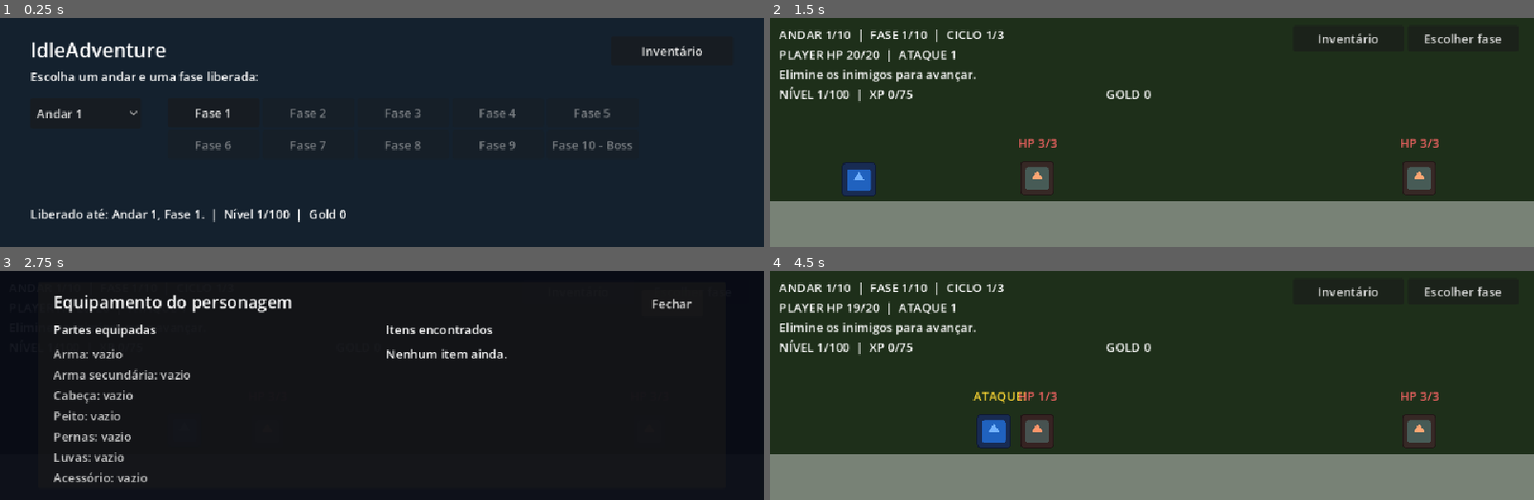
Above: before the commit, frames 1-4 (two rows, left to right).
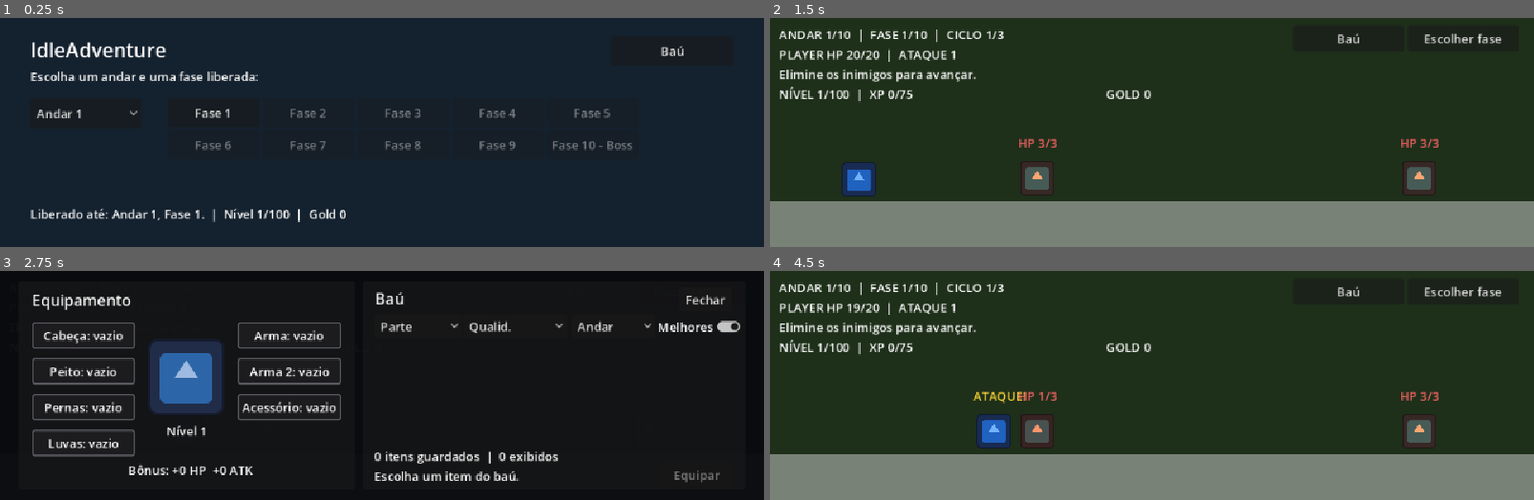
Above: after the commit, the same moments.

Repository: LucasSMFerreira/IdleAdventure
Game: Godot game, scene res://scenes/menu.tscn
Two runs of this game, one before a commit and one after it. Both use one fixed random seed, a clock stepped at 60 frames per second and the inputs below. The engine's default icon, where the game draws it, is replaced by a stand-in: a white triangle on a blue panel in a dark square.
Inputs:
- Up to frame 1 (0.25 s): no input
- Up to frame 2 (1.5 s): click "Andar 1" at 0.5 s; click "Fase 1" at 1.25 s
- Up to frame 3 (2.75 s): click "Inventário" (after the commit: "Baú") at 2 s
- Up to frame 4 (4.5 s): click "Escolher fase" at 2.75 s; click "Inventário" (after the commit: "Baú") at 3.5 s; click "Fechar" at 4.25 s

The runs differ from the first frame. In frame 1, 0.2% of the frame differs, in the area x 84-92%, y 12-17%; in frame 2, 0.2%; in frame 3, 12%, in the area x 4-97%, y 9-93%; in frame 4, 0.2%.

Commit message:
Organiza bau com filtros de itens

Diff:
--- a/scenes/inventario.gd
+++ b/scenes/inventario.gd
@@ -2,46 +2,163 @@
 
 signal equipamento_mudou
 
-@onready var lista: VBoxContainer = $Painel/Lista/Itens
-@onready var slots: VBoxContainer = $Painel/Equipados
+const BOTOES = {
+	"arma": "Arma",
+	"arma_secundaria": "ArmaSecundaria",
+	"cabeca": "Cabeca",
+	"peito": "Peito",
+	"pernas": "Pernas",
+	"luvas": "Luvas",
+	"acessorio": "Acessorio",
+}
+const CORES = [
+	Color(0.42, 0.43, 0.47),
+	Color(0.25, 0.57, 0.85),
+	Color(0.64, 0.34, 0.86),
+	Color(0.95, 0.72, 0.22),
+]
+
+@onready var grade: GridContainer = $Bau/Grade/Itens
+@onready var filtro_parte: OptionButton = $Bau/FiltroParte
+@onready var filtro_qualidade: OptionButton = $Bau/FiltroQualidade
+@onready var filtro_andar: OptionButton = $Bau/FiltroAndar
+@onready var so_melhores: CheckButton = $Bau/SoMelhores
+@onready var contagem: Label = $Bau/Contagem
+@onready var detalhe: Label = $Bau/Detalhe
+@onready var equipar_botao: Button = $Bau/Equipar
+
+var selecionado_id = 0
 
 func _ready():
+	filtro_parte.add_item("Parte")
+	for slot in Itens.SLOTS:
+		filtro_parte.add_item("Arma 2" if slot == "arma_secundaria" else Itens.PARTES[slot])
+	filtro_qualidade.add_item("Qualid.")
+	for qualidade in Itens.QUALIDADES:
+		filtro_qualidade.add_item(qualidade)
+	filtro_andar.add_item("Andar")
+	for andar in range(1, Progressao.TOTAL_ANDARES + 1):
+		filtro_andar.add_item("Andar %d" % andar)
+	filtro_parte.item_selected.connect(_filtros_mudaram)
+	filtro_qualidade.item_selected.connect(_filtros_mudaram)
+	filtro_andar.item_selected.connect(_filtros_mudaram)
+	so_melhores.toggled.connect(_melhores_mudou)
+	equipar_botao.pressed.connect(_equipar_selecionado)
+	for slot in BOTOES:
+		get_node("Equipamento/" + BOTOES[slot]).pressed.connect(_selecionar_equipado.bind(slot))
 	_atualizar()
 
+func _cor_item(item: Dictionary) -> Color:
+	return CORES[clampi(int(item.get("qualidade", 0)), 0, CORES.size() - 1)]
+
+func _estilizar(botao: Button, cor: Color, marcado: bool = false):
+	var estilo = StyleBoxFlat.new()
+	estilo.bg_color = cor.darkened(0.68)
+	estilo.border_color = cor
+	estilo.set_border_width_all(3 if marcado else 2)
+	estilo.set_corner_radius_all(3)
+	botao.add_theme_stylebox_override("normal", estilo)
+	var hover = estilo.duplicate()
+	hover.bg_color = cor.darkened(0.43)
+	botao.add_theme_stylebox_override("hover", hover)
+	botao.add_theme_color_override("font_color", Color.WHITE)
+
 func _atualizar():
-	for linha in slots.get_children():
-		linha.free()
-	for linha in lista.get_children():
-		linha.free()
+	_atualizar_equipados()
+	_atualizar_bau()
+
+func _atualizar_equipados():
+	$Equipamento/Nivel.text = "Nível %d" % EstadoJogo.nivel
+	$Equipamento/Status.text = "Bônus: +%d HP  +%d ATK" % [EstadoJogo.bonus_vida(), EstadoJogo.bonus_ataque()]
 	for slot in Itens.SLOTS:
+		var botao: Button = get_node("Equipamento/" + BOTOES[slot])
 		var item = EstadoJogo.item_equipado(slot)
-		var linha = Label.new()
-		linha.custom_minimum_size = Vector2(365, 23)
-		linha.text = "%s: %s" % [Itens.PARTES[slot], item.get("nome", "vazio")]
-		linha.modulate = Color(0.6, 1.0, 0.7) if not item.is_empty() else Color(0.8, 0.8, 0.8)
-		slots.add_child(linha)
-	if EstadoJogo.inventario.is_empty():
-		var aviso = Label.new()
-		aviso.text = "Nenhum item ainda."
-		lista.add_child(aviso)
+		var titulo = "Arma 2" if slot == "arma_secundaria" else Itens.PARTES[slot]
+		botao.text = "%s: %s" % [titulo, Itens.QUALIDADES[clampi(int(item.get("qualidade", 0)), 0, 3)] if not item.is_empty() else "vazio"]
+		botao.tooltip_text = _descricao(item) if not item.is_empty() else "%s: vazio" % titulo
+		_estilizar(botao, _cor_item(item) if not item.is_empty() else Color(0.35, 0.35, 0.38), not item.is_empty())
+
+func _itens_visiveis() -> Array:
+	var visiveis: Array = []
 	for item in EstadoJogo.inventario:
-		var linha = HBoxContainer.new()
-		var descricao = Label.new()
-		descricao.custom_minimum_size = Vector2(265, 35)
-		descricao.text = "%s\n+%d HP  +%d ATK" % [item["nome"], int(item["bonus_vida"]), int(item["bonus_ataque"])]
-		linha.add_child(descricao)
+		if not item is Dictionary:
+			continue
+		if filtro_parte.selected > 0 and item.get("slot", "") != Itens.SLOTS[filtro_parte.selected - 1]:
+			continue
+		if filtro_qualidade.selected > 0 and int(item.get("qualidade", 0)) != filtro_qualidade.selected - 1:
+			continue
+		if filtro_andar.selected > 0 and int(item.get("andar", 1)) != filtro_andar.selected:
+			continue
+		visiveis.append(item)
+	if so_melhores.button_pressed:
+		var melhores = {}
+		for item in visiveis:
+			var chave = "%s_%d" % [item.get("slot", ""), int(item.get("andar", 1))]
+			var anterior = melhores.get(chave, {})
+			if anterior.is_empty() or int(item.get("qualidade", 0)) > int(anterior.get("qualidade", 0)) or (int(item.get("qualidade", 0)) == int(anterior.get("qualidade", 0)) and int(item.get("id", 0)) > int(anterior.get("id", 0))):
+				melhores[chave] = item
+		visiveis = melhores.values()
+	visiveis.sort_custom(func(a, b): return int(a.get("id", 0)) > int(b.get("id", 0)))
+	return visiveis
+
+func _atualizar_bau():
+	for botao in grade.get_children():
+		grade.remove_child(botao)
+		botao.queue_free()
+	var visiveis = _itens_visiveis()
+	var existe = false
+	for item in visiveis:
+		if int(item.get("id", 0)) == selecionado_id:
+			existe = true
 		var botao = Button.new()
-		botao.custom_minimum_size = Vector2(90, 35)
-		botao.text = "Equipado" if int(EstadoJogo.equipados.get(item["slot"], 0)) == int(item["id"]) else "Equipar"
-		botao.disabled = botao.text == "Equipado"
-		botao.pressed.connect(_equipar.bind(int(item["id"])))
-		linha.add_child(botao)
-		lista.add_child(linha)
+		botao.custom_minimum_size = Vector2(62, 56)
+		var parte = Itens.PARTES.get(item.get("slot", ""), "Item")
+		botao.text = "%s\n%s" % [parte.substr(0, 5), Itens.QUALIDADES[clampi(int(item.get("qualidade", 0)), 0, 3)].substr(0, 4)]
+		botao.tooltip_text = _descricao(item)
+		_estilizar(botao, _cor_item(item), int(item.get("id", 0)) == selecionado_id)
+		botao.pressed.connect(_selecionar.bind(int(item.get("id", 0))))
+		grade.add_child(botao)
+	if not existe:
+		selecionado_id = 0
+	contagem.text = "%d itens guardados  |  %d exibidos" % [EstadoJogo.inventario.size(), visiveis.size()]
+	_atualizar_detalhe()
 
-func _equipar(id: int):
-	if EstadoJogo.equipar(id):
+func _buscar(id: int) -> Dictionary:
+	for item in EstadoJogo.inventario:
+		if item is Dictionary and int(item.get("id", 0)) == id:
+			return item
+	return {}
+
+func _descricao(item: Dictionary) -> String:
+	return "%s  |  +%d HP  +%d ATK" % [item.get("nome", "Item"), int(item.get("bonus_vida", 0)), int(item.get("bonus_ataque", 0))]
+
+func _atualizar_detalhe():
+	var item = _buscar(selecionado_id)
+	detalhe.text = _descricao(item) if not item.is_empty() else "Escolha um item do baú."
+	detalhe.tooltip_text = _descricao(item) if not item.is_empty() else ""
+	equipar_botao.disabled = item.is_empty() or int(EstadoJogo.equipados.get(item.get("slot", ""), 0)) == selecionado_id
+	equipar_botao.text = "Equipado" if not item.is_empty() and equipar_botao.disabled else "Equipar"
+
+func _selecionar(id: int):
+	selecionado_id = id
+	_atualizar_bau()
+
+func _selecionar_equipado(slot: String):
+	var item = EstadoJogo.item_equipado(slot)
+	if not item.is_empty():
+		selecionado_id = int(item.get("id", 0))
+		_atualizar_bau()
+
+func _equipar_selecionado():
+	if EstadoJogo.equipar(selecionado_id):
 		equipamento_mudou.emit()
 		_atualizar()
 
+func _filtros_mudaram(_indice: int):
+	_atualizar_bau()
+
+func _melhores_mudou(_ativo: bool):
+	_atualizar_bau()
+
 func _on_fechar_pressed():
 	queue_free()
--- a/scenes/inventario.tscn
+++ b/scenes/inventario.tscn
@@ -1,6 +1,7 @@
 [gd_scene format=3]
 
 [ext_resource type="Script" path="res://scenes/inventario.gd" id="1_inventory"]
+[ext_resource type="Texture2D" path="res://scenes/icon.svg" id="2_icon"]
 
 [node name="Inventario" type="CanvasLayer"]
 layer = 10
@@ -9,55 +10,174 @@
 [node name="Fundo" type="ColorRect" parent="."]
 offset_right = 1000.0
 offset_bottom = 300.0
-color = Color(0.03, 0.04, 0.08, 0.94)
+color = Color(0.035, 0.04, 0.055, 0.97)
 
-[node name="Painel" type="Panel" parent="."]
-offset_left = 50.0
-offset_top = 15.0
-offset_right = 950.0
-offset_bottom = 285.0
+[node name="Equipamento" type="Panel" parent="."]
+offset_left = 24.0
+offset_top = 14.0
+offset_right = 465.0
+offset_bottom = 286.0
 
-[node name="Titulo" type="Label" parent="Painel"]
-offset_left = 20.0
+[node name="TituloEquipamento" type="Label" parent="Equipamento"]
+offset_left = 18.0
 offset_top = 10.0
-offset_right = 440.0
-offset_bottom = 42.0
-theme_override_font_sizes/font_size = 22
-text = "Equipamento do personagem"
+offset_right = 300.0
+offset_bottom = 36.0
+theme_override_font_sizes/font_size = 20
+text = "Equipamento"
 
-[node name="Fechar" type="Button" parent="Painel"]
-offset_left = 790.0
-offset_top = 10.0
-offset_right = 870.0
-offset_bottom = 45.0
+[node name="Avatar" type="TextureRect" parent="Equipamento"]
+offset_left = 170.0
+offset_top = 75.0
+offset_right = 270.0
+offset_bottom = 175.0
+texture = ExtResource("2_icon")
+expand_mode = 1
+stretch_mode = 5
+modulate = Color(0.62, 0.73, 0.88, 1)
+
+[node name="Nivel" type="Label" parent="Equipamento"]
+offset_left = 167.0
+offset_top = 184.0
+offset_right = 275.0
+offset_bottom = 209.0
+horizontal_alignment = 1
+text = "Nível 1"
+
+[node name="Status" type="Label" parent="Equipamento"]
+offset_left = 30.0
+offset_top = 235.0
+offset_right = 420.0
+offset_bottom = 260.0
+horizontal_alignment = 1
+text = "Bônus: +0 HP  +0 ATK"
+
+[node name="Cabeca" type="Button" parent="Equipamento"]
+offset_left = 18.0
+offset_top = 53.0
+offset_right = 153.0
+offset_bottom = 88.0
+text = "Cabeça: vazio"
+
+[node name="Peito" type="Button" parent="Equipamento"]
+offset_left = 18.0
+offset_top = 100.0
+offset_right = 153.0
+offset_bottom = 135.0
+text = "Peito: vazio"
+
+[node name="Pernas" type="Button" parent="Equipamento"]
+offset_left = 18.0
+offset_top = 147.0
+offset_right = 153.0
+offset_bottom = 182.0
+text = "Pernas: vazio"
+
+[node name="Luvas" type="Button" parent="Equipamento"]
+offset_left = 18.0
+offset_top = 194.0
+offset_right = 153.0
+offset_bottom = 229.0
+text = "Luvas: vazio"
+
+[node name="Arma" type="Button" parent="Equipamento"]
+offset_left = 287.0
+offset_top = 53.0
+offset_right = 423.0
+offset_bottom = 88.0
+text = "Arma: vazio"
+
+[node name="ArmaSecundaria" type="Button" parent="Equipamento"]
+offset_left = 287.0
+offset_top = 100.0
+offset_right = 423.0
+offset_bottom = 135.0
+text = "Secundária: vazio"
+
+[node name="Acessorio" type="Button" parent="Equipamento"]
+offset_left = 287.0
+offset_top = 147.0
+offset_right = 423.0
+offset_bottom = 182.0
+text = "Acessório: vazio"
+
+[node name="Bau" type="Panel" parent="."]
+offset_left = 475.0
+offset_top = 14.0
+offset_right = 976.0
+offset_bottom = 286.0
+
+[node name="TituloBau" type="Label" parent="Bau"]
+offset_left = 16.0
+offset_top = 8.0
+offset_right = 380.0
+offset_bottom = 34.0
+theme_override_font_sizes/font_size = 20
+text = "Baú"
+
+[node name="Fechar" type="Button" parent="Bau"]
+offset_left = 414.0
+offset_top = 8.0
+offset_right = 483.0
+offset_bottom = 38.0
 text = "Fechar"
 
-[node name="Partes" type="Label" parent="Painel"]
-offset_left = 20.0
-offset_top = 50.0
-offset_right = 410.0
-offset_bottom = 75.0
-text = "Partes equipadas"
+[node name="FiltroParte" type="OptionButton" parent="Bau"]
+offset_left = 15.0
+offset_top = 43.0
+offset_right = 125.0
+offset_bottom = 74.0
 
-[node name="Equipados" type="VBoxContainer" parent="Painel"]
-offset_left = 20.0
-offset_top = 82.0
-offset_right = 430.0
-offset_bottom = 245.0
+[node name="FiltroQualidade" type="OptionButton" parent="Bau"]
+offset_left = 131.0
+offset_top = 43.0
+offset_right = 267.0
+offset_bottom = 74.0
 
-[node name="TituloItens" type="Label" parent="Painel"]
-offset_left = 455.0
-offset_top = 50.0
-offset_right = 780.0
-offset_bottom = 75.0
-text = "Itens encontrados"
+[node name="FiltroAndar" type="OptionButton" parent="Bau"]
+offset_left = 273.0
+offset_top = 43.0
+offset_right = 375.0
+offset_bottom = 74.0
 
-[node name="Lista" type="ScrollContainer" parent="Painel"]
-offset_left = 455.0
-offset_top = 82.0
-offset_right = 870.0
-offset_bottom = 250.0
+[node name="SoMelhores" type="CheckButton" parent="Bau"]
+offset_left = 380.0
+offset_top = 42.0
+offset_right = 487.0
+offset_bottom = 76.0
+button_pressed = true
+text = "Melhores"
 
-[node name="Itens" type="VBoxContainer" parent="Painel/Lista"]
+[node name="Grade" type="ScrollContainer" parent="Bau"]
+offset_left = 15.0
+offset_top = 81.0
+offset_right = 486.0
+offset_bottom = 214.0
 
-[connection signal="pressed" from="Painel/Fechar" to="." method="_on_fechar_pressed"]
+[node name="Itens" type="GridContainer" parent="Bau/Grade"]
+columns = 7
+
+[node name="Contagem" type="Label" parent="Bau"]
+offset_left = 15.0
+offset_top = 217.0
+offset_right = 290.0
+offset_bottom = 241.0
+text = "0 itens guardados"
+
+[node name="Detalhe" type="Label" parent="Bau"]
+offset_left = 15.0
+offset_top = 243.0
+offset_right = 385.0
+offset_bottom = 267.0
+clip_text = true
+text = "Escolha um item do baú."
+
+[node name="Equipar" type="Button" parent="Bau"]
+offset_left = 390.0
+offset_top = 236.0
+offset_right = 485.0
+offset_bottom = 270.0
+disabled = true
+text = "Equipar"
+
+[connection signal="pressed" from="Bau/Fechar" to="." method="_on_fechar_pressed"]
--- a/scenes/main.tscn
+++ b/scenes/main.tscn
@@ -72,7 +72,7 @@
 offset_top = 10.0
 offset_right = 830.0
 offset_bottom = 44.0
-text = "Inventário"
+text = "Baú"
 
 [node name="Menu" type="Button" parent="Interface"]
 offset_left = 835.0
--- a/scenes/menu.tscn
+++ b/scenes/menu.tscn
@@ -52,6 +52,6 @@
 offset_top = 24.0
 offset_right = 960.0
 offset_bottom = 62.0
-text = "Inventário"
+text = "Baú"
 
 [connection signal="pressed" from="Inventario" to="." method="_on_inventario_pressed"]
Not shown, changed: ROADMAP.md
